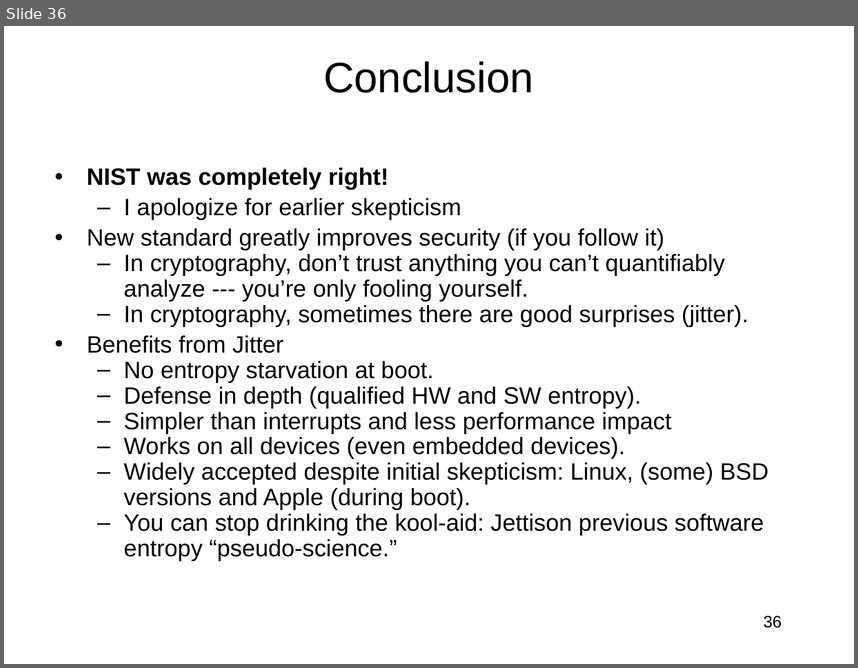
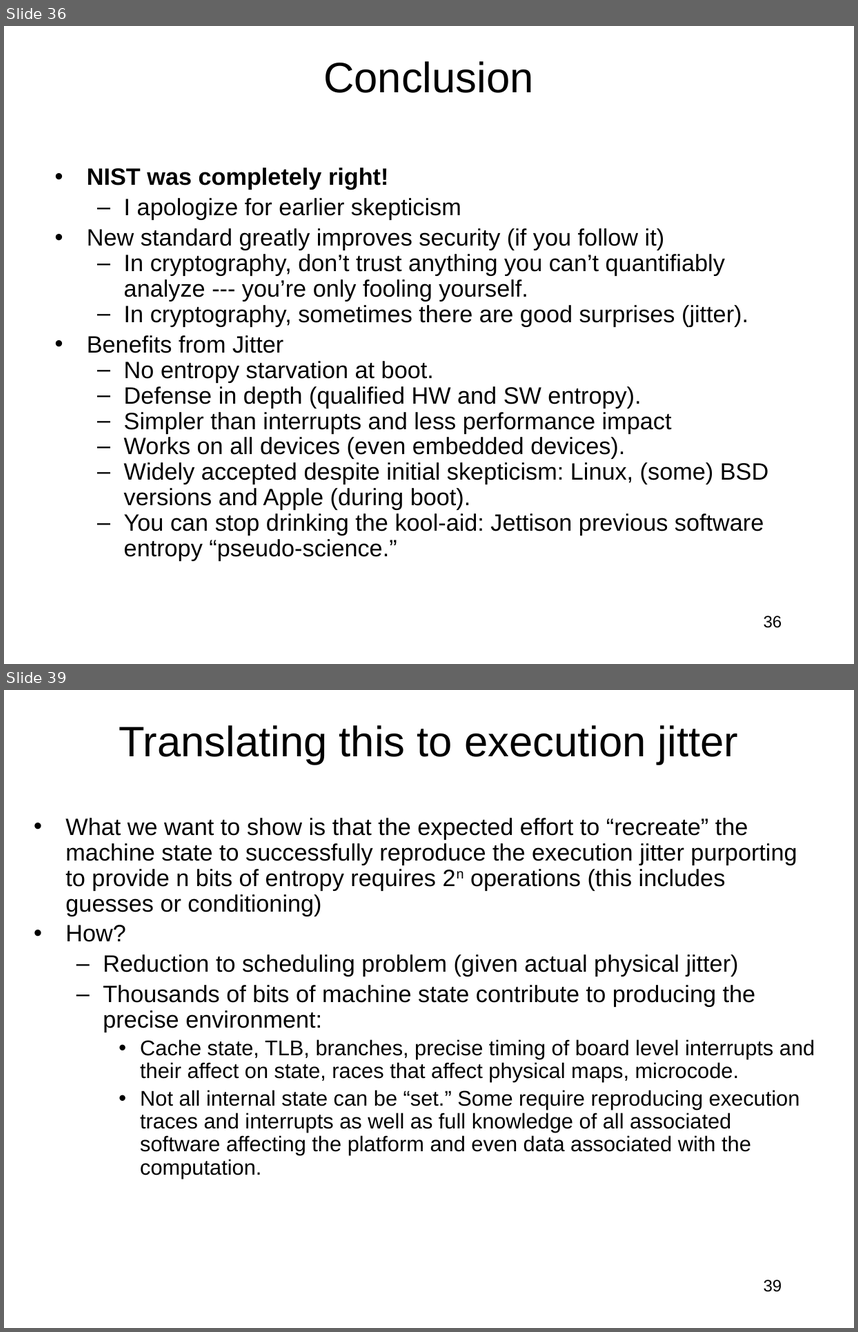
Before and after one commit to jlmucb/class_notes, a slide deck: BerkeleyClass/CS290Spring2013/Lectures/entropy_talk.pptx. Shown one above the other, each under a label of ours: slide 36 before the commit, slides 36 and 39 after it; the slides between them are not shown. The pictures are 858x668 and 858x1332 pixels, drawn with LibreOffice and Linux fonts; fonts in the diff are those of the drawing. Boxes give left, top, right and bottom in pixels: in the first picture for what was removed or moved away, otherwise in the second. Text is boxed around its words. In the diff, an @@ line names an element or a change of style, - is before the commit and + after.

Commit message:
Added security model background for computational entropy.

```diff
--- a/BerkeleyClass/CS290Spring2013/Lectures/entropy_talk.pptx
+++ b/BerkeleyClass/CS290Spring2013/Lectures/entropy_talk.pptx
@@ slide 39 added at bbox=[4, 690, 854, 1328], background #FFFFFF @@
@@ title added at bbox=[119, 725, 738, 765], 36 pt, text #000000 @@
+Translating this to execution jitter
@@ text added at bbox=[65, 818, 815, 1178], 20 pt, text #000000 @@
+• What we want to show is that the expected effort to “recreate” the machine state to successfully reproduce the execution jitter purporting to provide n bits of entropy requires 2n operations (this includes guesses or conditioning)
+• How?
+  – Reduction to scheduling problem (given actual physical jitter)
+  – Thousands of bits of machine state contribute to producing the precise environment:
+    • Cache state, TLB, branches, precise timing of board level interrupts and their affect on state, races that affect physical maps, microcode.
+    • Not all internal state can be “set.” Some require reproducing execution traces and interrupts as well as full knowledge of all associated software affecting the platform and even data associated with the computation.
@@ page number added at bbox=[764, 1279, 782, 1292], 14 pt, text #000000 @@
+39
```
Also in this commit, not shown: 2 slides changed, 2 other slides added, 1 other file.
